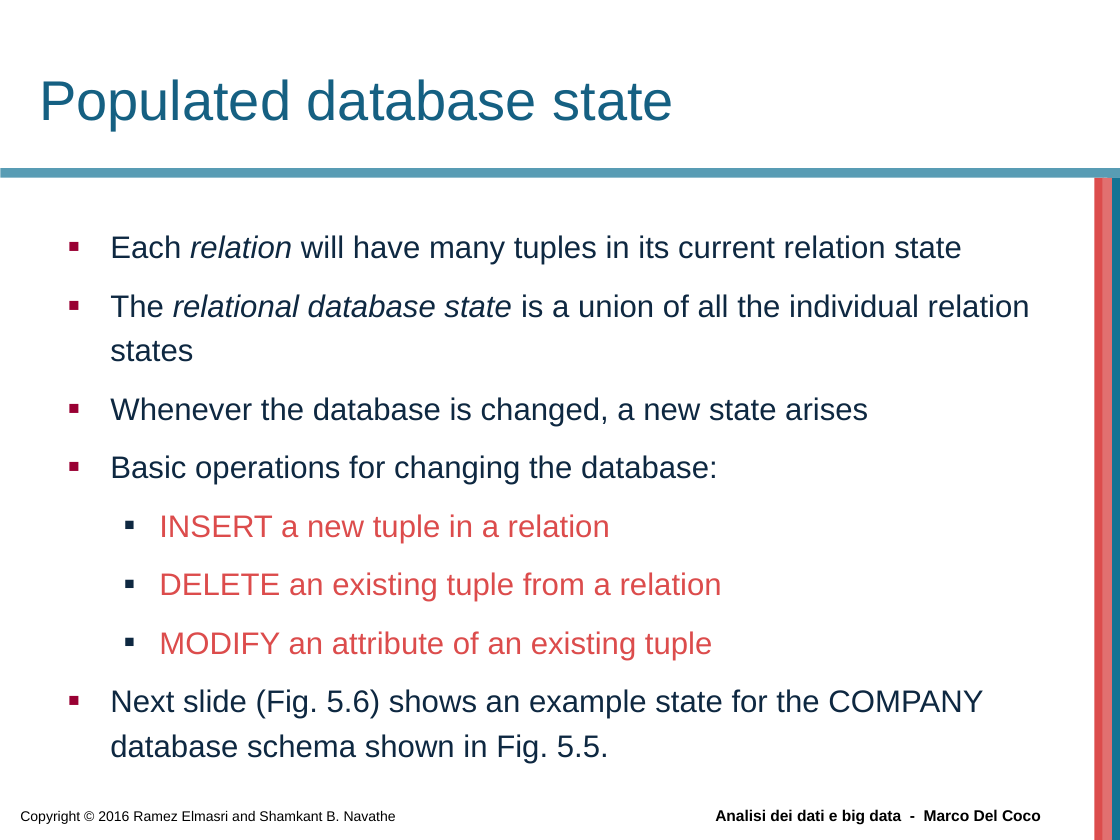
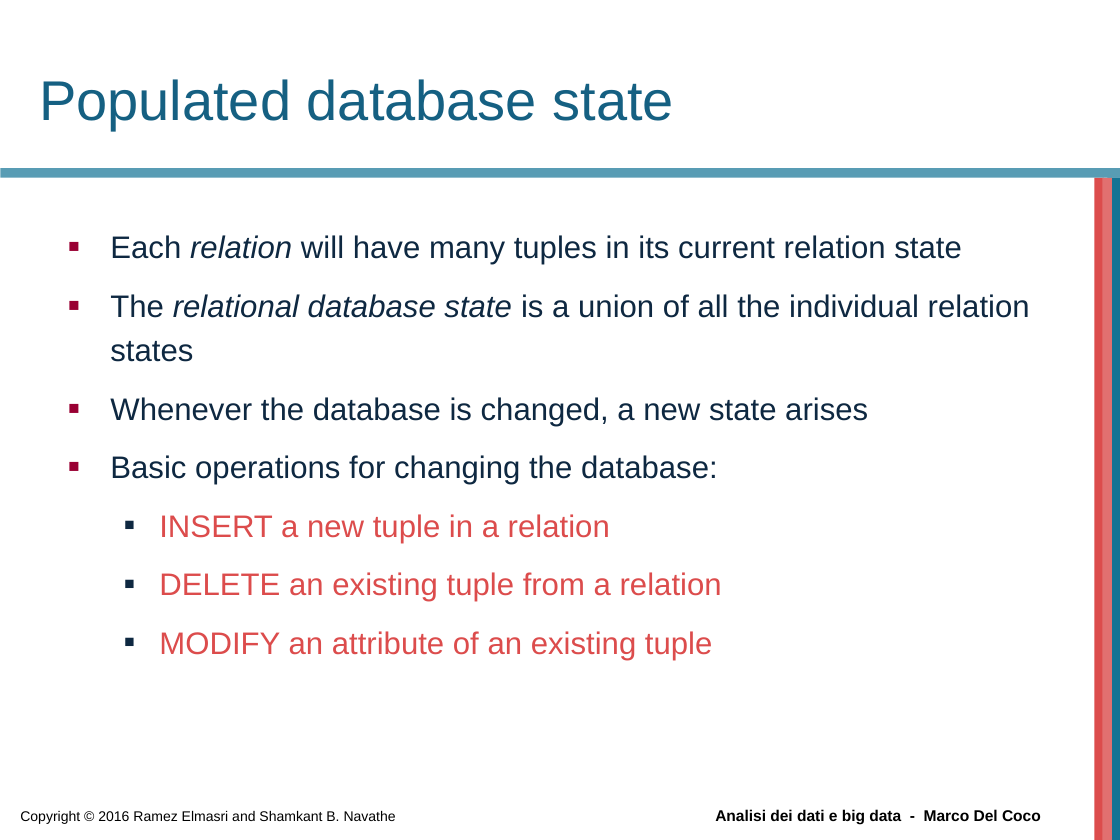
Before and after one commit to beppe2hd/AnalisiDati_BigData, a slide deck: slide 29 of materials/Chapter05.ppt. Drawn at 1120x840 pixels with LibreOffice and Linux fonts; fonts in the diff are those of the drawing; background and template pictures are left out. Boxes give left, top, right and bottom in pixels: in the first picture for what was removed or moved away, otherwise in the second. Text is boxed around its words. In the diff, an @@ line names an element or a change of style, - is before the commit and + after.

```diff
--- a/materials/Chapter05.ppt
+++ b/materials/Chapter05.ppt
@@ text at (x1=110, y1=689, x2=983, y2=763): paragraph removed @@
-■ Next slide (Fig. 5.6) shows an example state for the COMPANY database schema shown in Fig. 5.5.
```
Also in this commit, not shown: 3 other slides changed, 1 slide removed, 1 other file.
